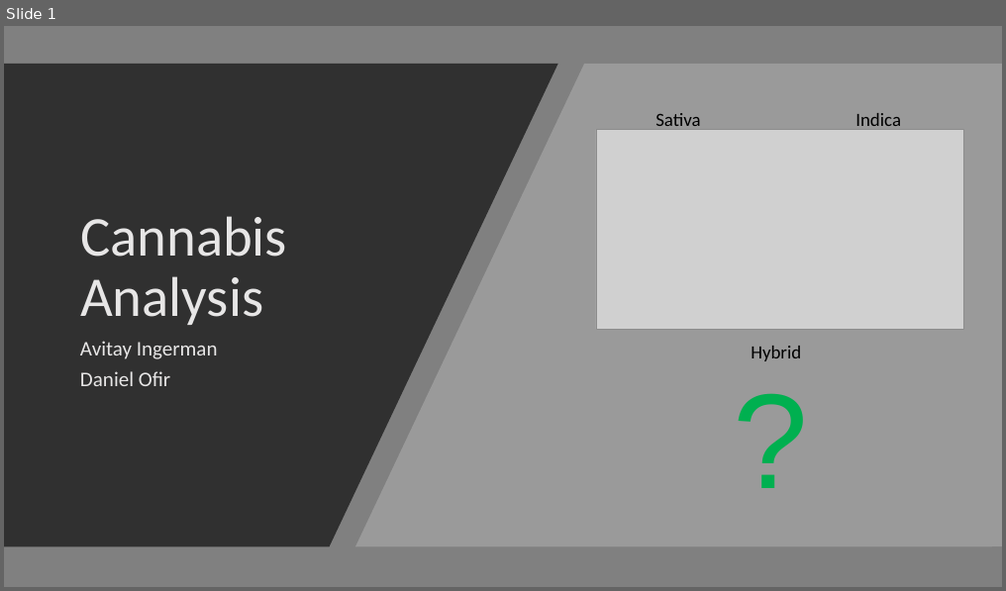
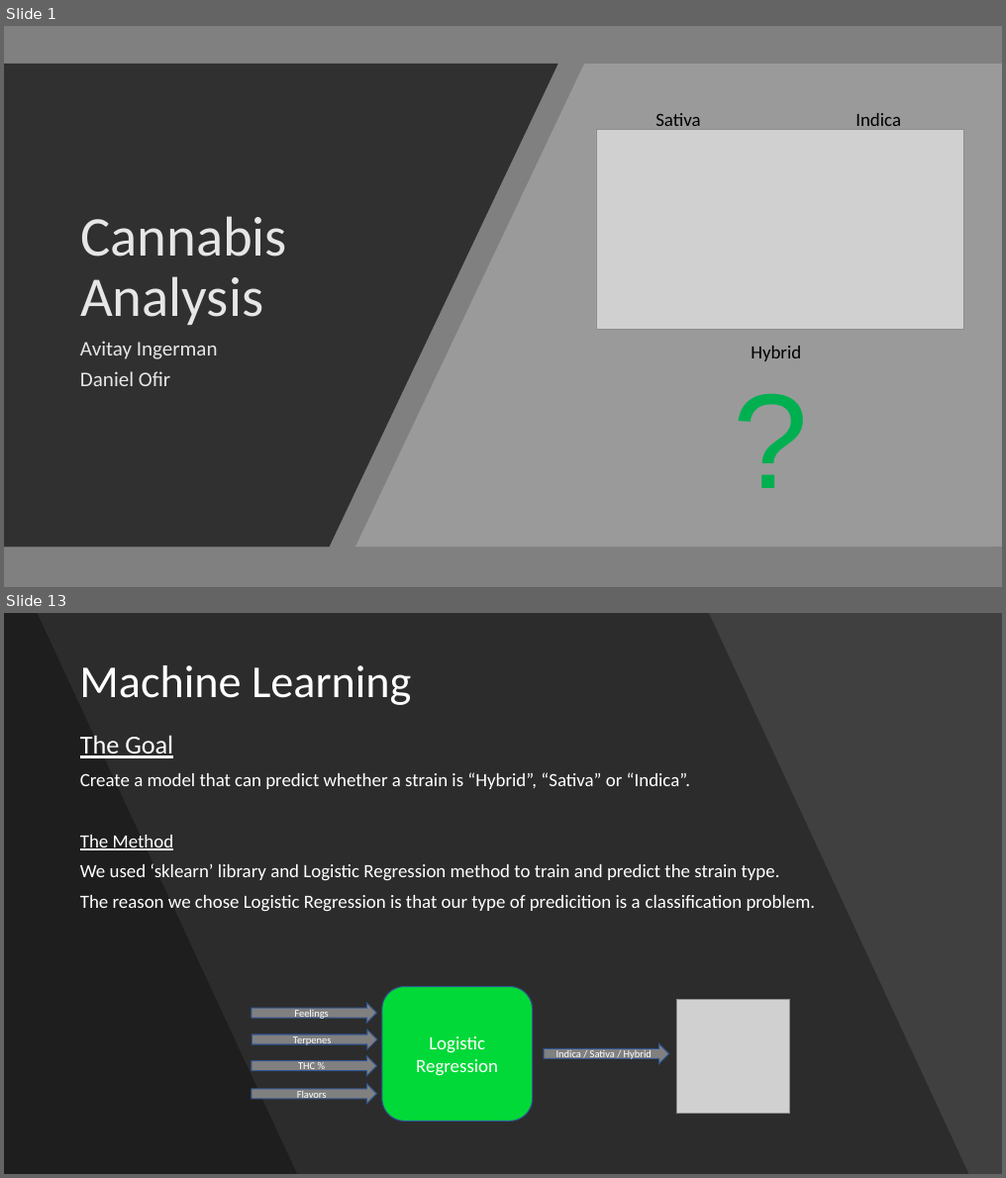
Before and after one commit to DanielOfir/Cannabis-Analysis, a slide deck: Cannabis Analysis.pptx. Shown one above the other, each under a label of ours: slide 1 before the commit, slides 1 and 13 after it; the slides between them are not shown. The pictures are 1006x591 and 1006x1178 pixels, drawn with LibreOffice and Linux fonts; fonts in the diff are those of the drawing; grey boxes stand for pictures. Boxes give left, top, right and bottom in pixels: in the first picture for what was removed or moved away, otherwise in the second. Text is boxed around its words. In the diff, an @@ line names an element or a change of style, - is before the commit and + after.

```diff
--- a/Cannabis Analysis.pptx
+++ b/Cannabis Analysis.pptx
@@ slide 13 added at bbox=[4, 613, 1002, 1174], background #404040 @@
@@ freeform shape added at bbox=[4, 613, 969, 1174], fill #000000 at 30% opacity @@
@@ freeform shape added at bbox=[4, 613, 297, 1174], fill #000000 at 30% opacity @@
@@ title added at bbox=[79, 665, 411, 705], 44 pt, text #FFFFFF @@
+Machine Learning
@@ text added at bbox=[80, 735, 816, 912], 18 pt, text #FFFFFF @@
+The Goal
+Create a model that can predict whether a strain is “Hybrid”, “Sativa” or “Indica”.
+The Method
+We used ‘sklearn’ library and Logistic Regression method to train and predict the strain type.
+The reason we chose Logistic Regression is that our type of predicition is a classification problem.
@@ rounded rectangle added at bbox=[382, 986, 533, 1121], fill #00D938, outline #325491 1 pt, 18 pt, text #FFFFFF @@
+Logistic Regression
@@ right arrow added at bbox=[252, 1003, 377, 1023], fill #808080, outline #325491 1 pt, 10 pt, text #FFFFFF @@
+Feelings
@@ picture added at bbox=[677, 999, 790, 1113] @@
@@ right arrow added at bbox=[252, 1057, 377, 1075], fill #808080, outline #325491 1 pt, 10 pt, text #FFFFFF @@
+THC %
@@ right arrow added at bbox=[252, 1030, 377, 1050], fill #808080, outline #325491 1 pt, 10 pt, text #FFFFFF @@
+Terpenes
@@ right arrow added at bbox=[544, 1045, 668, 1063], fill #808080, outline #325491 1 pt, 10 pt, text #FFFFFF @@
+Indica / Sativa / Hybrid
@@ right arrow added at bbox=[252, 1084, 377, 1103], fill #808080, outline #325491 1 pt, 10 pt, text #FFFFFF @@
+Flavors
```
Also in this commit, not shown: 2 slides changed, 11 other slides added, 8 other files.
